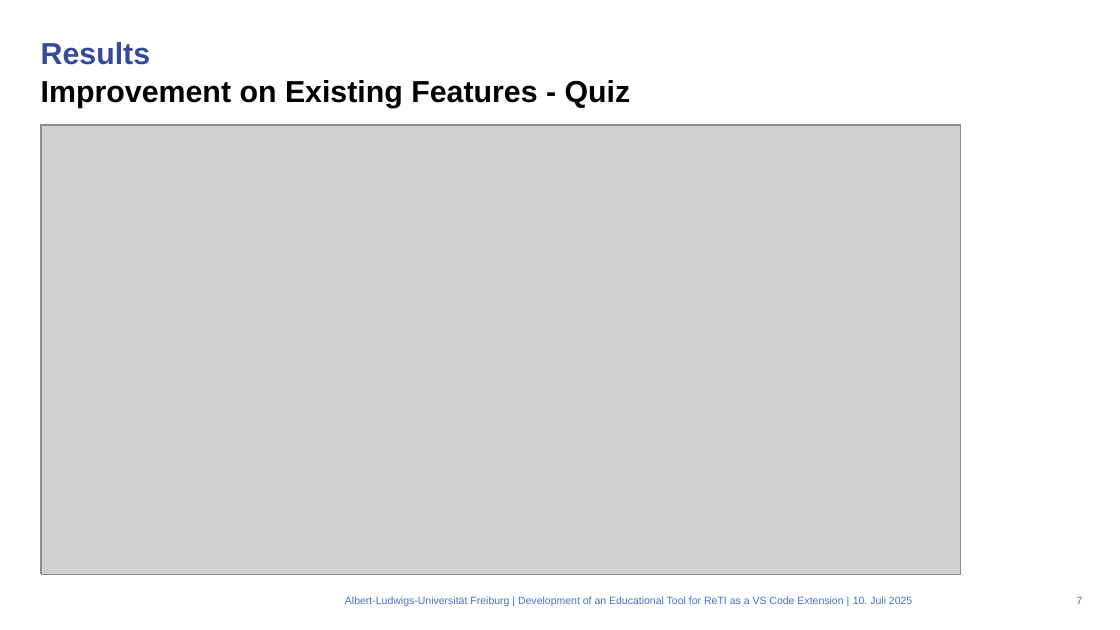
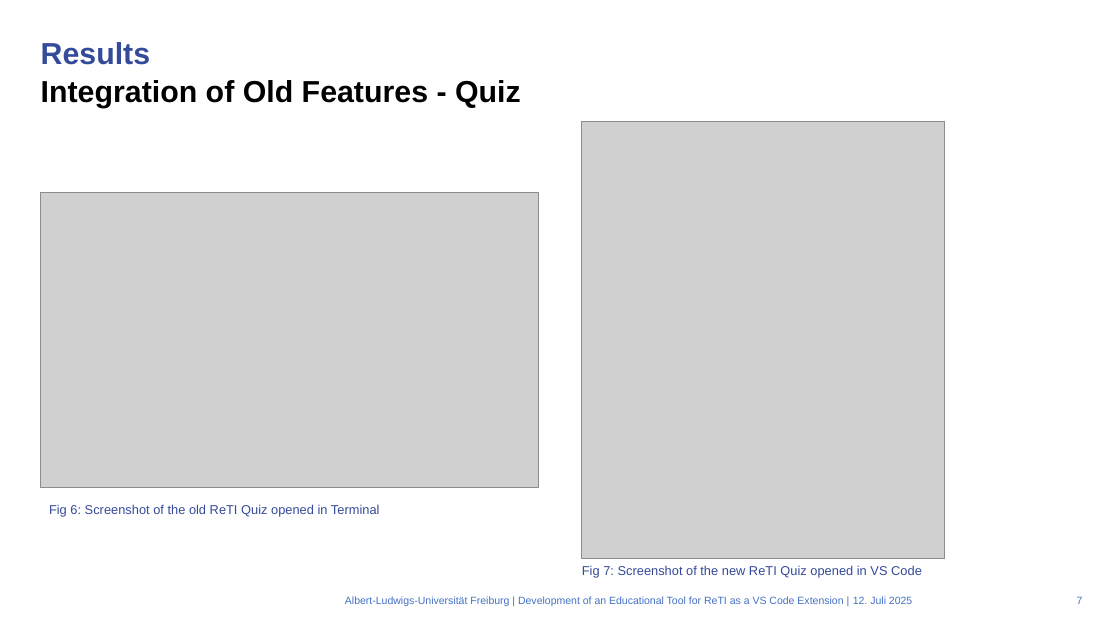
Before and after one commit to mlt279/vscode-reti, a slide deck: slide 7 of presentation/presentation.pptx. Drawn at 1120x630 pixels with LibreOffice and Linux fonts; fonts in the diff are those of the drawing; grey boxes stand for pictures; background and template pictures are left out. Boxes give left, top, right and bottom in pixels: in the first picture for what was removed or moved away, otherwise in the second. Text is boxed around its words. In the diff, an @@ line names an element or a change of style, - is before the commit and + after.

```diff
--- a/presentation/presentation.pptx
+++ b/presentation/presentation.pptx
@@ title at [41, 42, 521, 108]: text changed @@
-Results
-Improvement on Existing Features - Quiz
+Results
+Integration of Old Features - Quiz
@@ picture removed at [40, 124, 960, 574] @@
@@ picture removed at [40, 124, 960, 573] @@
@@ picture removed at [41, 125, 960, 575] @@
@@ picture added at [581, 121, 944, 559] @@
@@ picture added at [40, 192, 538, 487] @@
@@ text added at [49, 504, 380, 517], 11 pt, text #344A9A @@
+Fig 6: Screenshot of the old ReTI Quiz opened in Terminal
@@ text added at [582, 565, 922, 578], 11 pt, text #344A9A @@
+Fig 7: Screenshot of the new ReTI Quiz opened in VS Code
@@ text at [853, 596, 912, 604]: text changed @@
-10. Juli 2025
+12. Juli 2025
```
Also in this commit, not shown: 13 other slides changed, 1 slide added.
